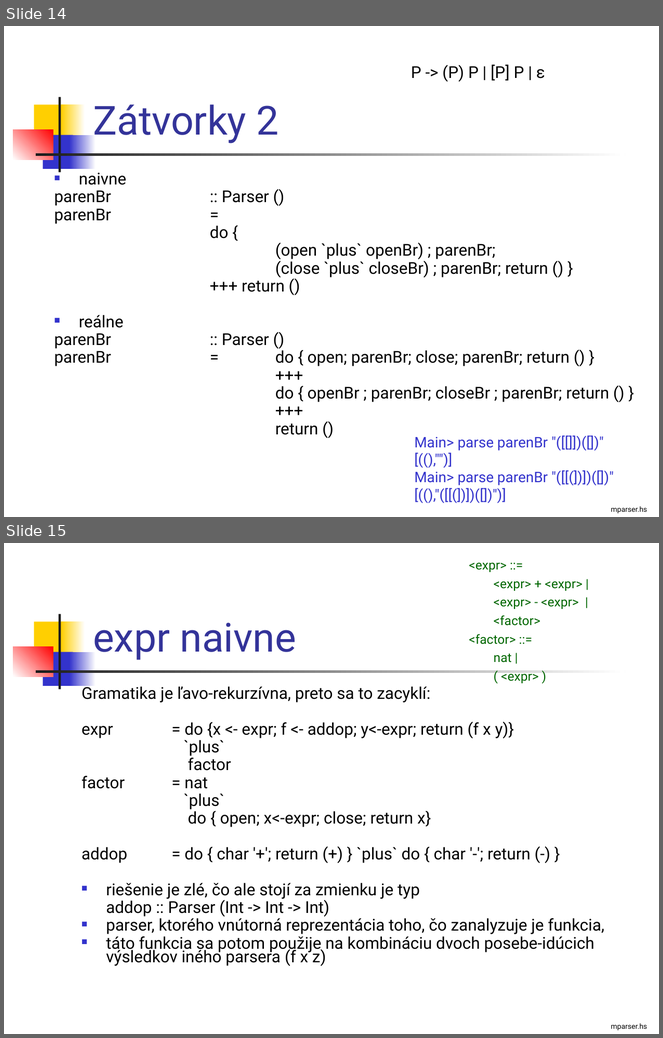
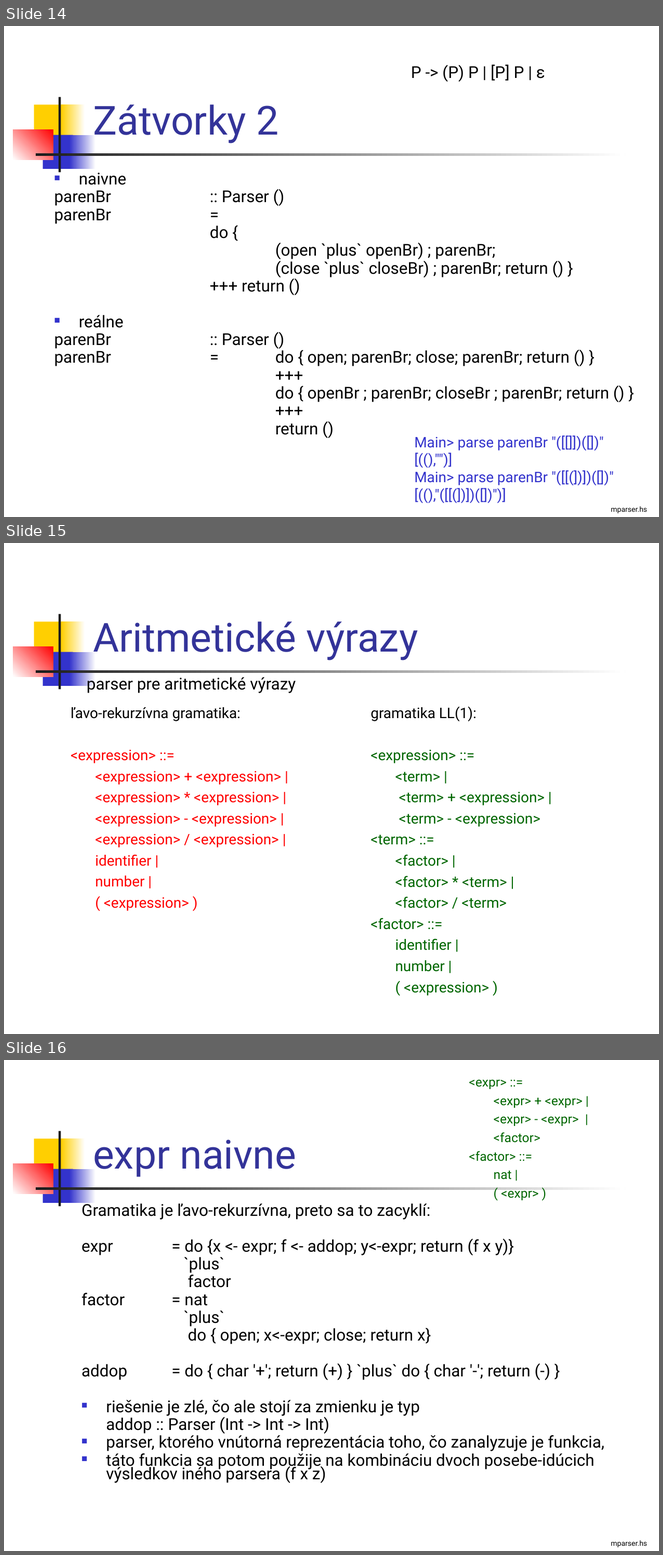
Before and after one commit to Funkcionalne/Prednasky, a slide deck: 10/10_fpro.ppt. Shown one above the other, each under a label of ours: slides 14 and 15 before the commit, slides 14, 15 and 16 after it. The pictures are 663x1038 and 663x1555 pixels, drawn with LibreOffice and Linux fonts; fonts in the diff are those of the drawing. Boxes give left, top, right and bottom in pixels: in the first picture for what was removed or moved away, otherwise in the second. Text is boxed around its words. In the diff, an @@ line names an element or a change of style, - is before the commit and + after.

```diff
--- a/10/10_fpro.ppt
+++ b/10/10_fpro.ppt
@@ slide 15 added at (4,543,659,1034), background #FFFFFF; not listed: 7 template elements that a slide beside it also shows @@
@@ title added at (93,622,418,661), 44 pt, text #333399 @@
+Aritmetické výrazy
@@ text added at (87,675,296,693), 18 pt, text #000000 @@
+parser pre aritmetické výrazy
@@ text added at (71,707,281,911), 16 pt, text #FF0000 @@
+ľavo-rekurzívna gramatika:
+<expression> ::=
+<expression> + <expression> |
+<expression> * <expression> |
+<expression> - <expression> |
+<expression> / <expression> |
+identifier |
+number |
+( <expression> )
@@ text added at (371,706,545,996), 16 pt, text #006600 @@
+gramatika LL(1):
+<expression> ::=
+<term> |
+<term> + <expression> |
+<term> - <expression>
+<term> ::=
+<factor> |
+<factor> * <term> |
+<factor> / <term>
+<factor> ::=
+identifier |
+number |
+( <expression> )
@@ what was slide 15 is now slide 16 @@
```
Also in this commit, not shown: 4 slides changed, 1 other file.
